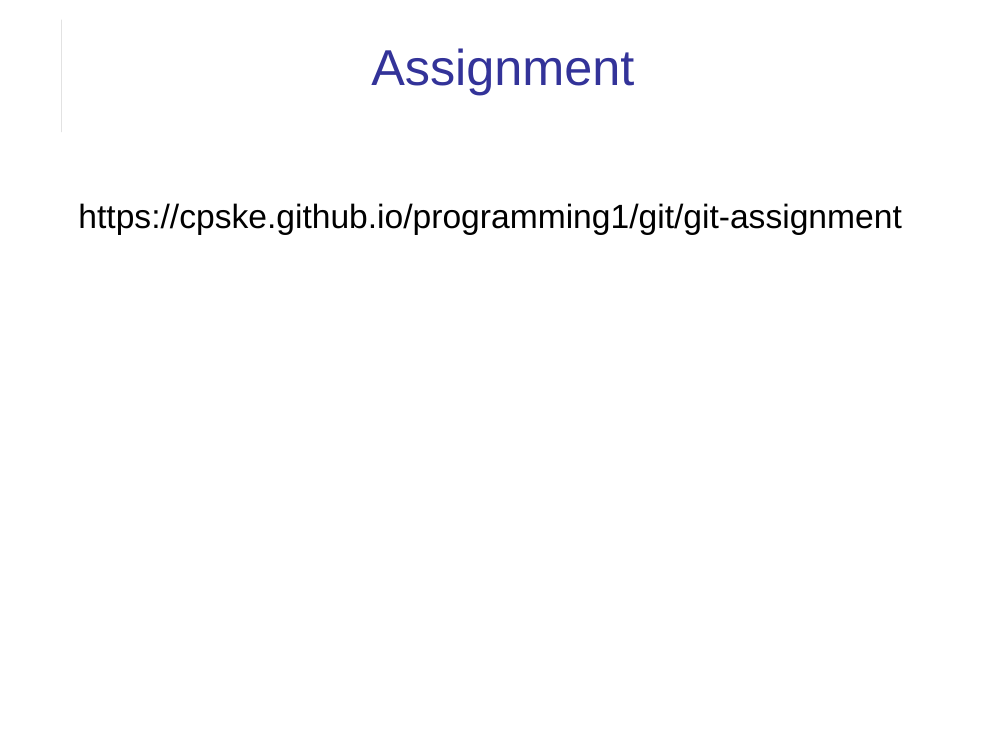
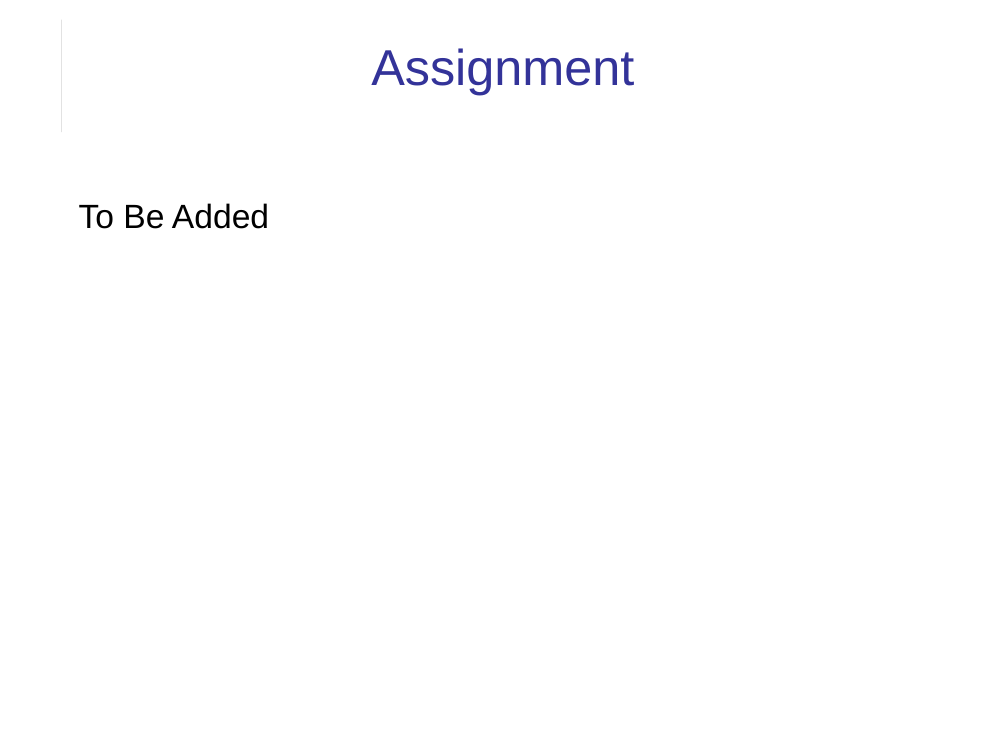
Before and after one commit to skeoop/skeoop.github.io, a slide deck: slide 17 of git/Using-Github.ppt. Drawn at 1008x756 pixels with LibreOffice and Linux fonts; fonts in the diff are those of the drawing. Boxes give left, top, right and bottom in pixels: in the first picture for what was removed or moved away, otherwise in the second. Text is boxed around its words. In the diff, an @@ line names an element or a change of style, - is before the commit and + after.

```diff
--- a/git/Using-Github.ppt
+++ b/git/Using-Github.ppt
@@ text at box(79, 203, 269, 229): text changed @@
-https://cpske.github.io/programming1/git/git-assignment
+To Be Added
```
Also in this commit, not shown: 9 other slides changed, 21 other files.
